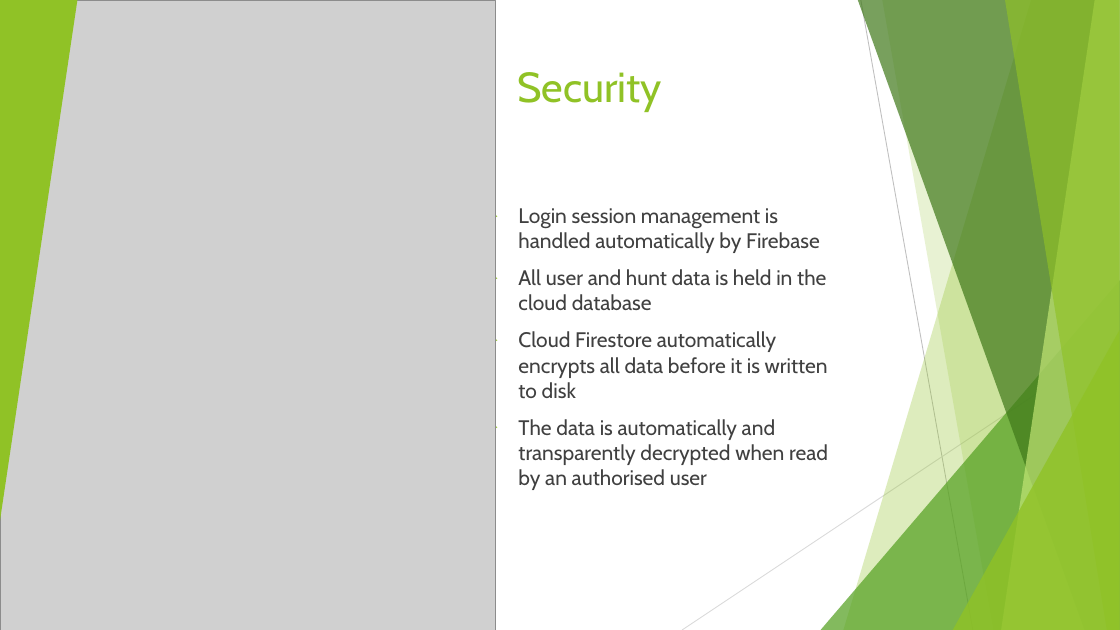
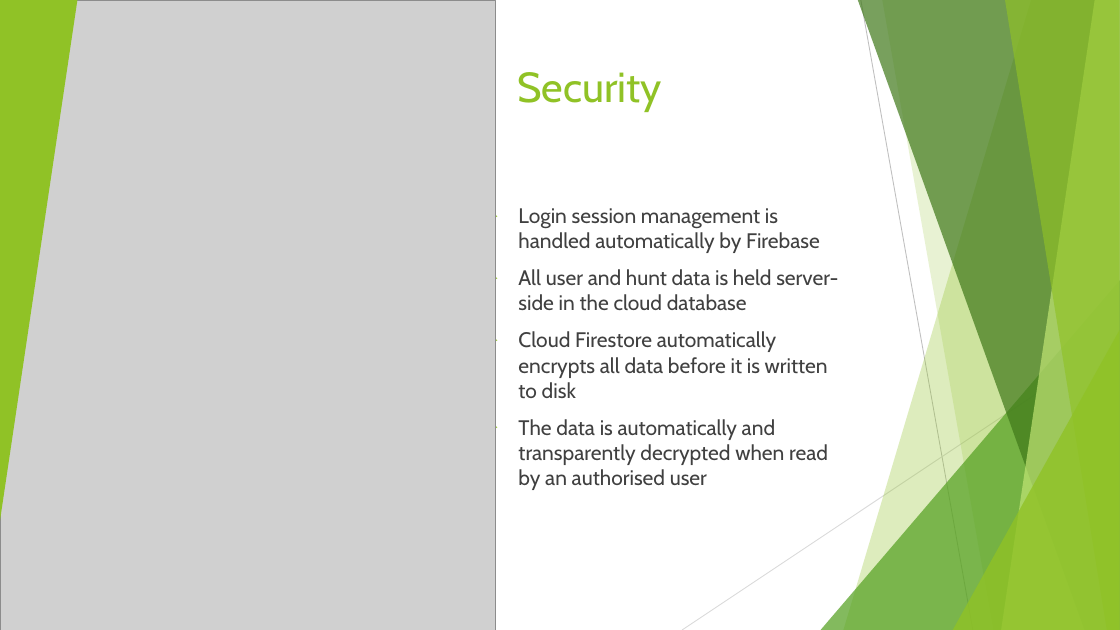
Before and after one commit to Martijn152/Cloud-Project-2020, a slide deck: slide 19 of Project report and presentation/TreasureHunt_Presentation.pptx (slide 14 before the commit). Drawn at 1120x630 pixels with LibreOffice and Linux fonts; fonts in the diff are those of the drawing; grey boxes stand for pictures. Boxes give left, top, right and bottom in pixels: in the first picture for what was removed or moved away, otherwise in the second. Text is boxed around its words. In the diff, an @@ line names an element or a change of style, - is before the commit and + after.

Commit message:
Presentation

```diff
--- a/Project report and presentation/TreasureHunt_Presentation.pptx
+++ b/Project report and presentation/TreasureHunt_Presentation.pptx
@@ text at (518, 269, 838, 310): text changed @@
-▶ All user and hunt data is held in the cloud database
+▶ All user and hunt data is held server-side in the cloud database
```
Also in this commit, not shown: 5 other slides changed, 6 slides added, 1 slide removed, 4 other files.
